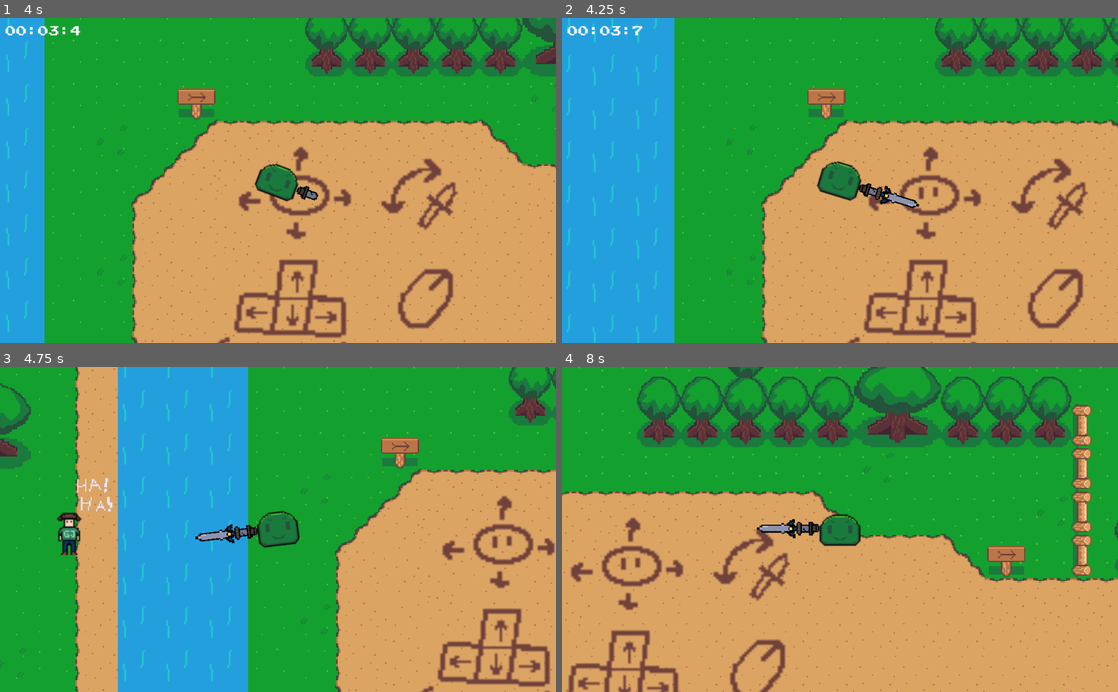
Above: before the commit, frames 1-4 (two rows, left to right).
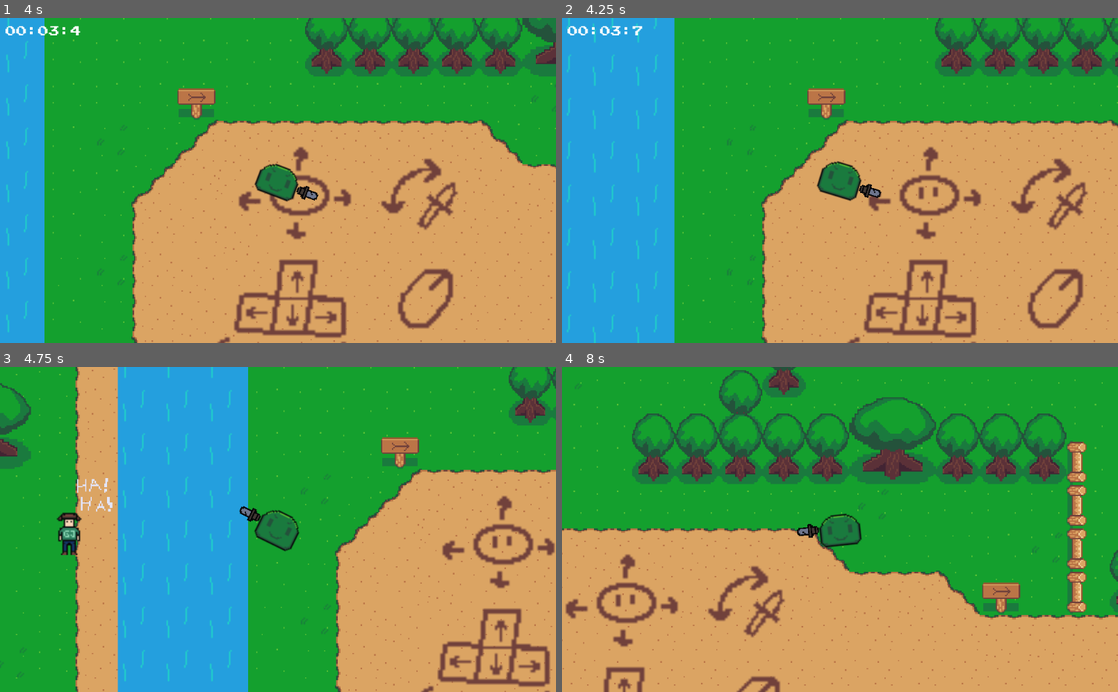
Above: after the commit, the same moments.

Repository: wladi0097/ManAcrossRiver
Game: Godot game, scene res://worlds/hub/hub.tscn
The game is run twice, just before and just after one commit, with the same random seed, the same clock (stepped at 60 frames per second) and the same inputs.
Inputs (mouse positions are in pixels of both pictures, inside the frame that each line leads up to):
- Up to frame 1 (4 s): move the mouse to (400, 164) at 0.52 s; hold Right (right) 0.53-1.28 s; tap T (timer) every 0.75 s from 0.6 to 3.6 s; move the mouse to (166, 196) at 1.27 s; hold S (down) 1.28-2.03 s; move the mouse to (333, 109) at 2.02 s; hold Right (right) 2.03-2.78 s; move the mouse to (250, 245) at 2.77 s; hold W (up) 2.78-3.53 s; move the mouse to (444, 229) at 3.52 s; hold A (left) from 3.53 s (still down)
- Up to frame 2 (4.25 s): keep holding A (left); tap F (debug_weapon_change) at 4.15 s
- Up to frame 3 (4.75 s): keep holding A (left); move the mouse to (111, 480) at 4.27 s; tap T (timer) at 4.35 s
- Up to frame 4 (8 s): move the mouse to (867, 529) at 5.02 s; release A (left) at 5.03 s; hold S (down) 5.03-5.78 s; tap T (timer) every 0.75 s from 5.1 to 7.35 s; move the mouse to (756, 448) at 5.77 s; hold Right (right) 5.78-6.53 s; move the mouse to (962, 513) at 6.52 s; hold W (up) 6.53-7.28 s; move the mouse to (728, 545) at 7.27 s; hold Right (right) from 7.28 s (still down)

Frame 1 is identical in both runs. In frame 2, 0.3% of the frame differs, in the area x 53-65%, y 50-59%; in frame 3, 0.8%; in frame 4, 38%, in the area x 0-100%, y 0-100%.

Commit message:
remove debug helper

Diff:
--- a/entities/player/player.gd
+++ b/entities/player/player.gd
@@ -27,12 +27,6 @@
 
 	self.movement(delta)
 	self.mouseMovement()
-
-func _input(event):
-	pass
-	if event.is_action_released("debug_weapon_change"):
-		Global.currentWeapon = Global.currentWeapon + 1
-		equipWeapon()
 
 func hasLastWeapon():
 	return Global.currentWeapon == 5
